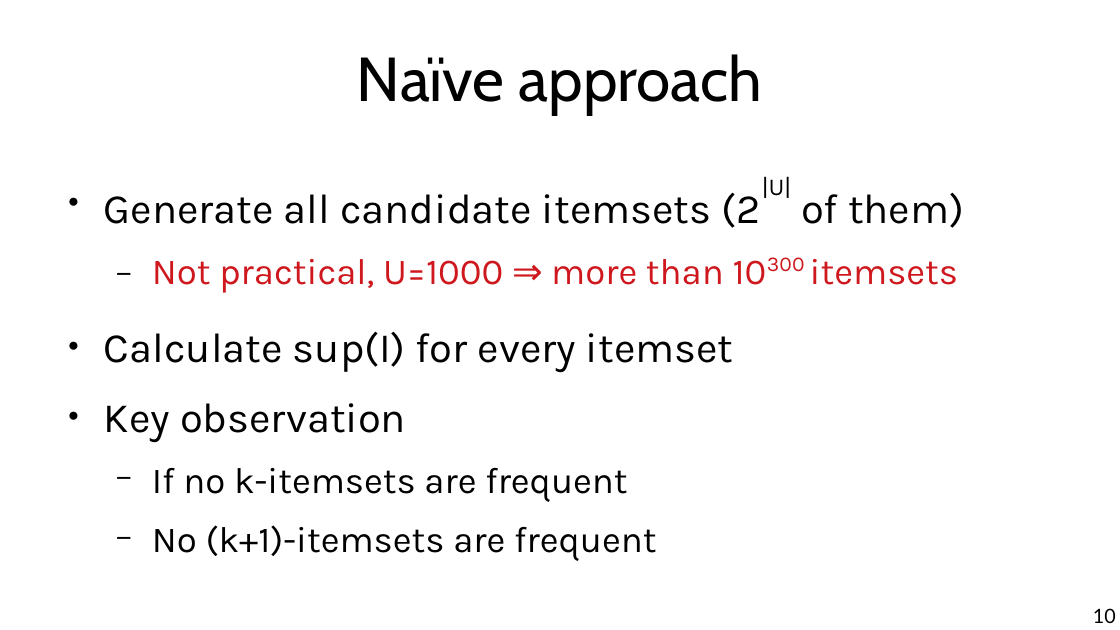
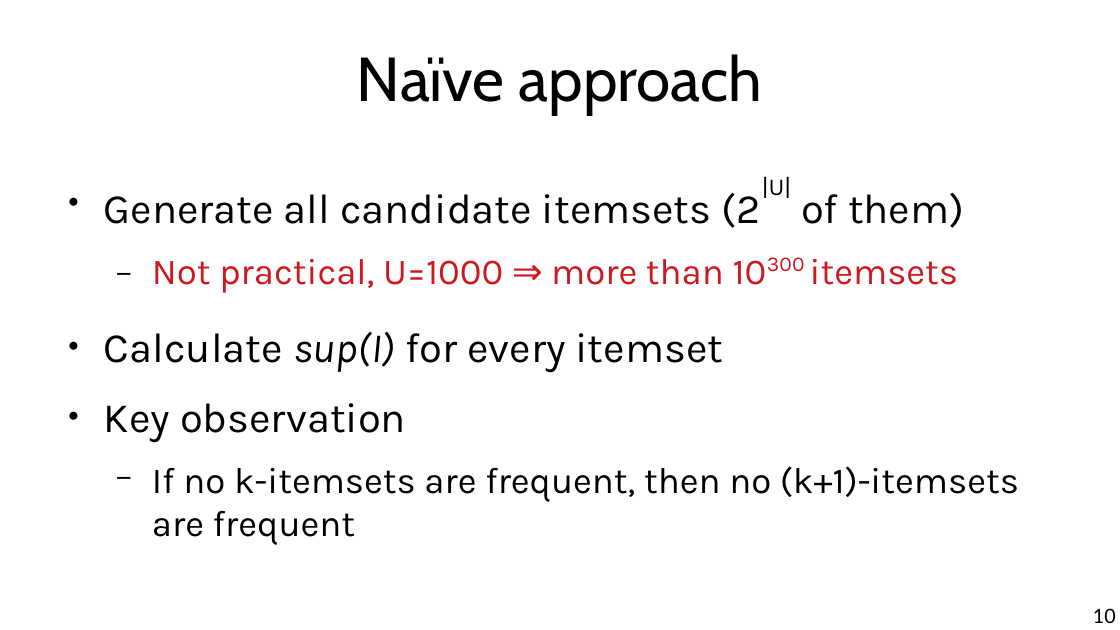
Before and after one commit to marco-calautti/data-mining-course, a slide deck: slide 10 of theory/odp/tt13_association_rules_mining.odp. Drawn at 1120x630 pixels with LibreOffice and Linux fonts; fonts in the diff are those of the drawing. Boxes give left, top, right and bottom in pixels: in the first picture for what was removed or moved away, otherwise in the second. Text is boxed around its words. In the diff, an @@ line names an element or a change of style, - is before the commit and + after.

```diff
--- a/theory/odp/tt13_association_rules_mining.odp
+++ b/theory/odp/tt13_association_rules_mining.odp
@@ text at [104,332,724,372]: italic on in "sup(I)" @@
@@ text at [152,466,1019,545]: text changed @@
-  − If no k-itemsets are frequent
-  − No (k+1)-itemsets are frequent
+  − If no k-itemsets are frequent, then no (k+1)-itemsets are frequent
```
Also in this commit, not shown: 8 other slides changed, 6 other files.
